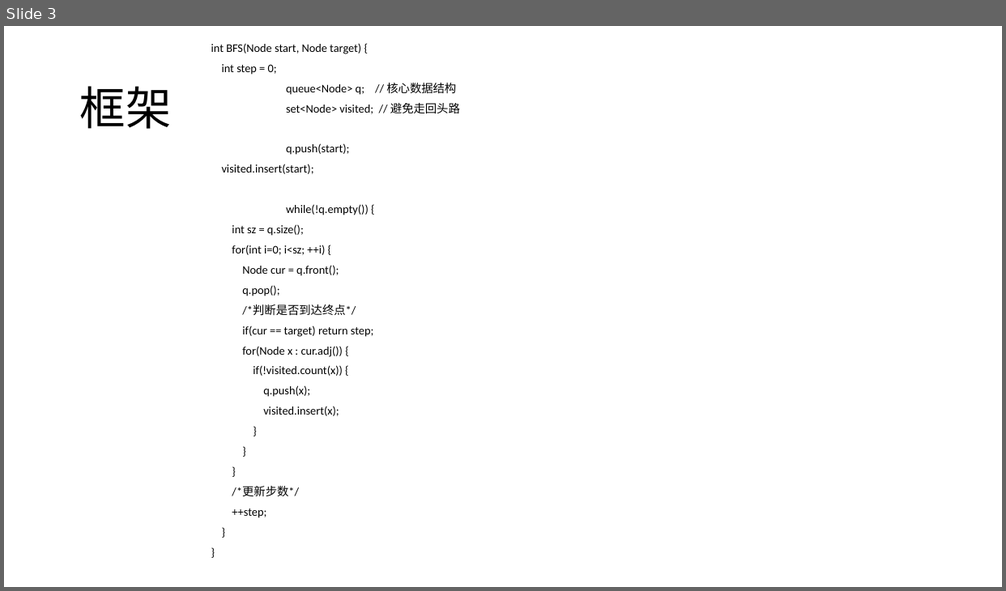
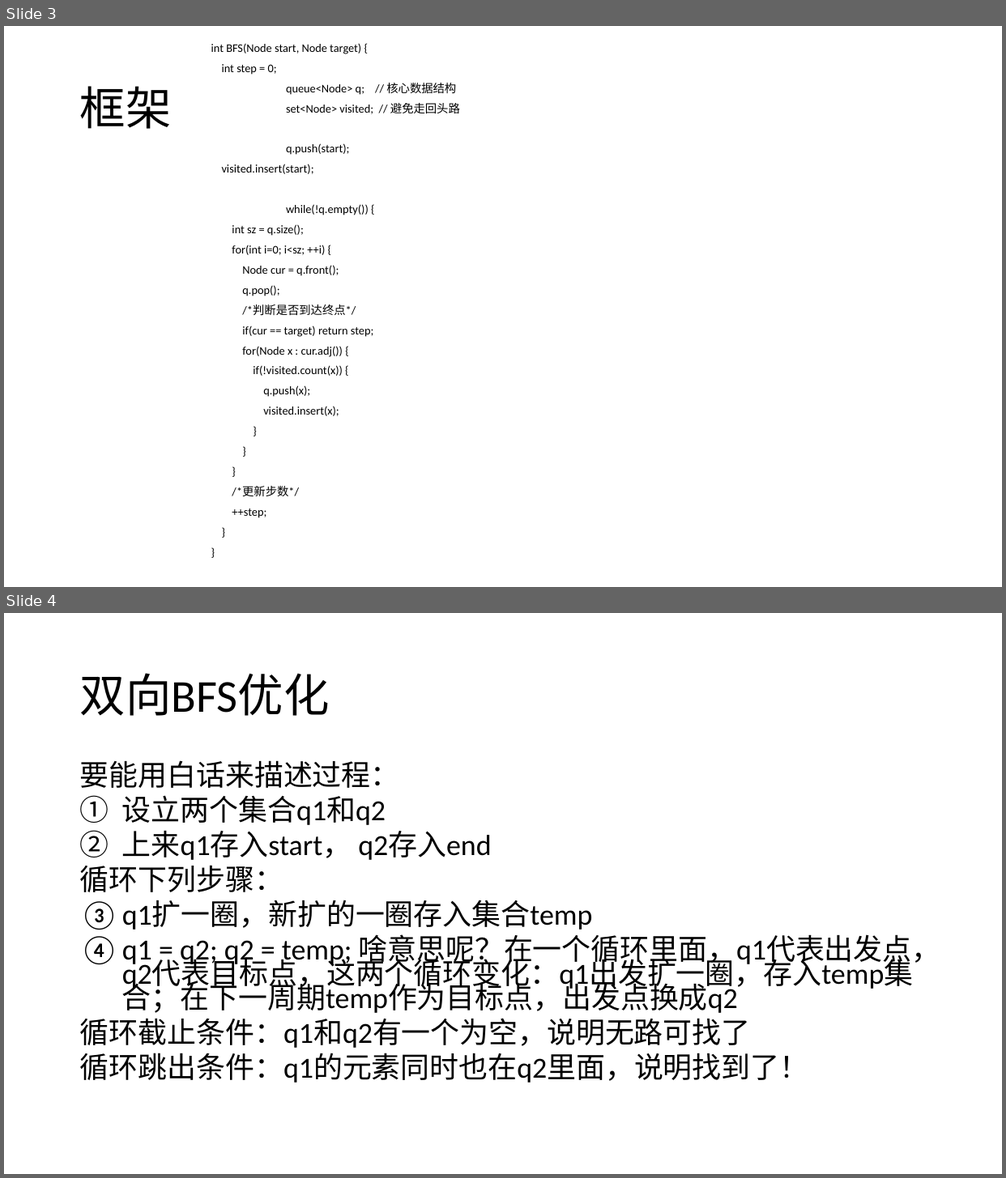
Before and after one commit to CR7dongfeng/my_leetcode, a slide deck: PPTs/BFS.pptx. Shown one above the other, each under a label of ours: slide 3 before the commit, slides 3 and 4 after it. The pictures are 1006x591 and 1006x1178 pixels, drawn with LibreOffice and Linux fonts; fonts in the diff are those of the drawing. Boxes give left, top, right and bottom in pixels: in the first picture for what was removed or moved away, otherwise in the second. Text is boxed around its words. In the diff, an @@ line names an element or a change of style, - is before the commit and + after.

```diff
--- a/PPTs/BFS.pptx
+++ b/PPTs/BFS.pptx
@@ slide 4 added at <box>4,613,1002,1174</box>, background #FFFFFF @@
@@ title added at <box>80,673,330,716</box>, 44 pt, text #000000 @@
+双向BFS优化
@@ text added at <box>80,760,941,1083</box>, 28 pt, text #000000 @@
+要能用白话来描述过程：
+1. 设立两个集合q1和q2
+2. 上来q1存入start， q2存入end
+循环下列步骤：
+1. q1扩一圈，新扩的一圈存入集合temp
+2. q1 = q2; q2 = temp; 啥意思呢？在一个循环里面，q1代表出发点，q2代表目标点，这两个循环变化：q1出发扩一圈，存入temp集合；在下一周期temp作为目标点，出发点换成q2
+循环截止条件：q1和q2有一个为空，说明无路可找了
+循环跳出条件：q1的元素同时也在q2里面，说明找到了！
```
Also in this commit, not shown: 2 other slides added, 2 other files.
